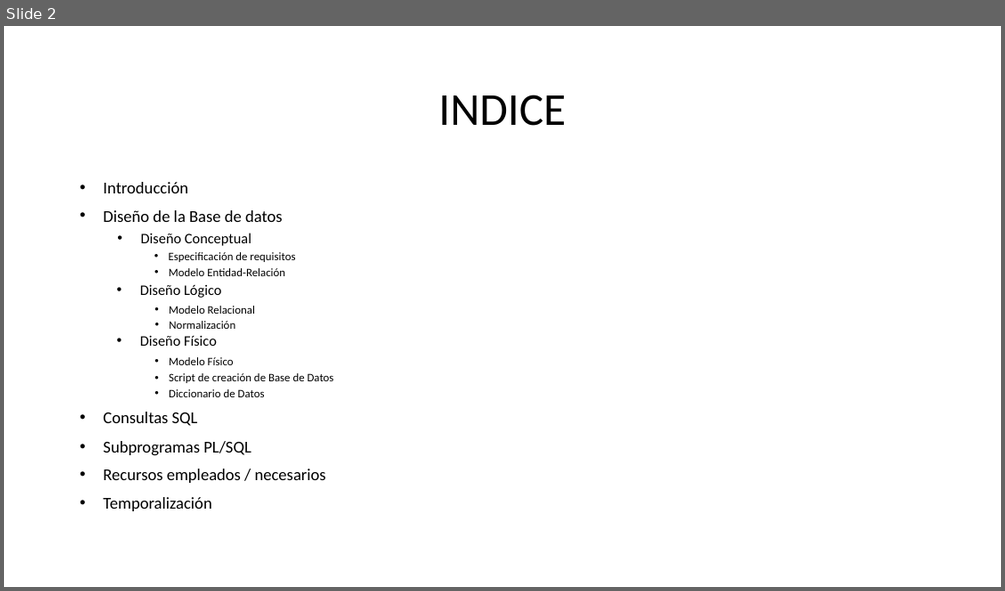
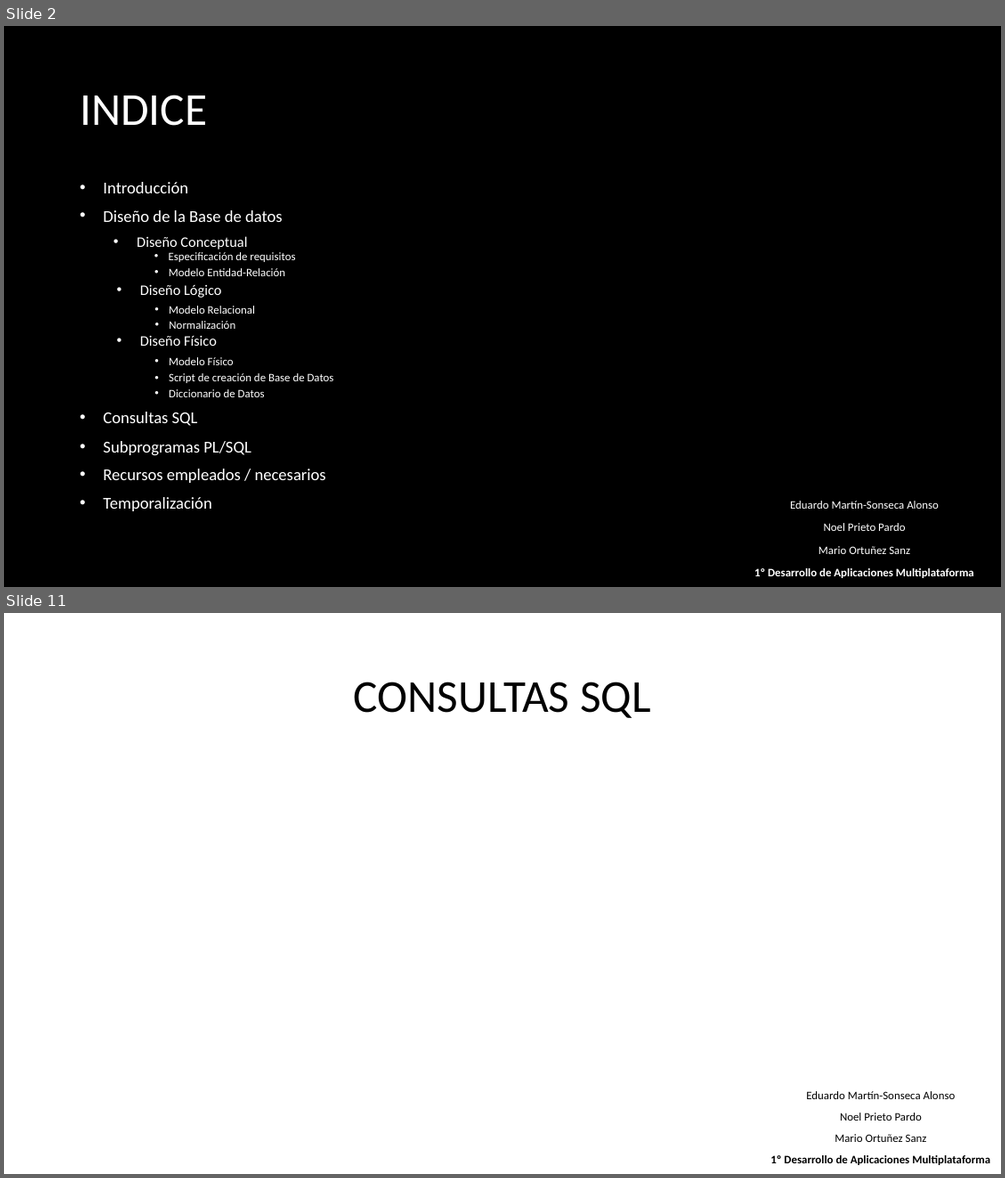
Before and after one commit to maraloeDev/Proyecto-de-Bases-de-Datos, a slide deck: Defensa proyecto intermodular.pptx. Shown one above the other, each under a label of ours: slide 2 before the commit, slides 2 and 11 after it; the slides between them are not shown. The pictures are 1005x591 and 1005x1178 pixels, drawn with LibreOffice and Linux fonts; fonts in the diff are those of the drawing; background and template pictures are left out. Boxes give left, top, right and bottom in pixels: in the first picture for what was removed or moved away, otherwise in the second. Text is boxed around its words. In the diff, an @@ line names an element or a change of style, - is before the commit and + after.

```diff
--- a/Defensa proyecto intermodular.pptx
+++ b/Defensa proyecto intermodular.pptx
@@ slide 11 added at (4,613,1001,1174), background #FFFFFF @@
@@ title added at (354,682,651,718), 44 pt, text #000000 @@
+CONSULTAS SQL
@@ text added at (768,1091,974,1165), 11 pt, text #FFFFFF @@
+• Eduardo Martín-Sonseca Alonso
+• Noel Prieto Pardo
+• Mario Ortuñez Sanz
+• 1º Desarrollo de Aplicaciones Multiplataforma
@@ text added at (770,1091,990,1165), 11 pt, text #000000 @@
+Eduardo Martín-Sonseca Alonso
+Noel Prieto Pardo
+Mario Ortuñez Sanz
+1º Desarrollo de Aplicaciones Multiplataforma
@@ slide 2 changed as well @@
@@ background #FFFFFF to picture (left out) @@
@@ title "INDICE" at (80,95,207,126): text colour #000000 to #FFFFFF; alignment centre to left @@
@@ text colour #000000 to #FFFFFF in 16 elements at (103,210,283,222), (103,182,188,193), (169,252,295,262), (169,268,285,276), (140,284,221,297), (169,305,255,313), (169,321,235,329), (140,335,217,346), (169,357,234,365), (169,373,334,383), (169,389,265,397), (103,411,198,426), (103,441,251,456), (103,468,326,483), (103,497,211,511), (137,236,247,249) @@
@@ text added at (754,500,974,578), 11 pt, text #FFFFFF @@
+Eduardo Martín-Sonseca Alonso
+Noel Prieto Pardo
+Mario Ortuñez Sanz
+1º Desarrollo de Aplicaciones Multiplataforma
```
Also in this commit, not shown: 1 other slide changed, 11 other slides added, 1 slide removed, 1 other file.
